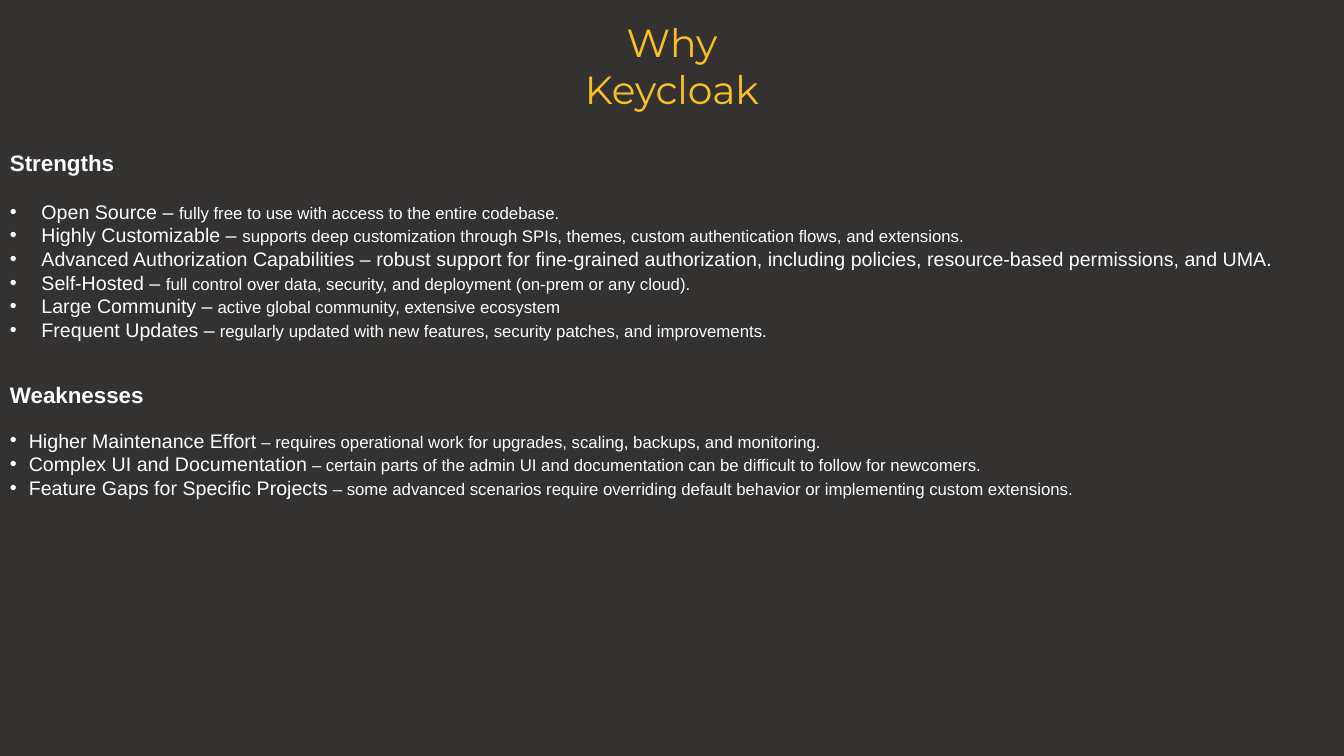
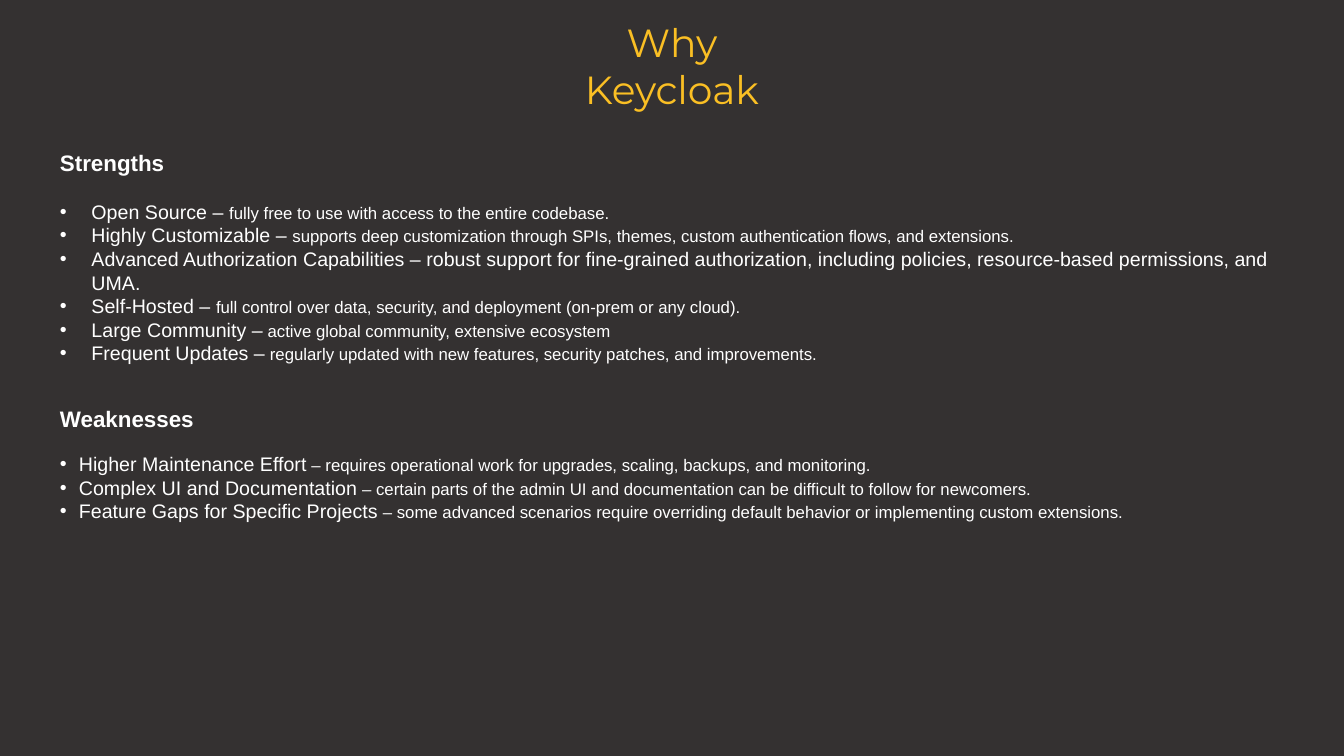
Before and after one commit to BrumaSebastian/blazor-furniture-app, a slide deck: slide 22 of BlazorFurniture/docs/presentation/Keycloak Going Beyond Defaults.pptx. Drawn at 1344x756 pixels with LibreOffice and Linux fonts; fonts in the diff are those of the drawing. Boxes give left, top, right and bottom in pixels: in the first picture for what was removed or moved away, otherwise in the second. Text is boxed around its words. In the diff, an @@ line names an element or a change of style, - is before the commit and + after.

```diff
--- a/BlazorFurniture/docs/presentation/Keycloak Going Beyond Defaults.pptx
+++ b/BlazorFurniture/docs/presentation/Keycloak Going Beyond Defaults.pptx
@@ text "Strengths" rewrapped from [10,154,1272,499] to [60,154,1268,522] @@
```
Also in this commit, not shown: 8 other slides changed.
